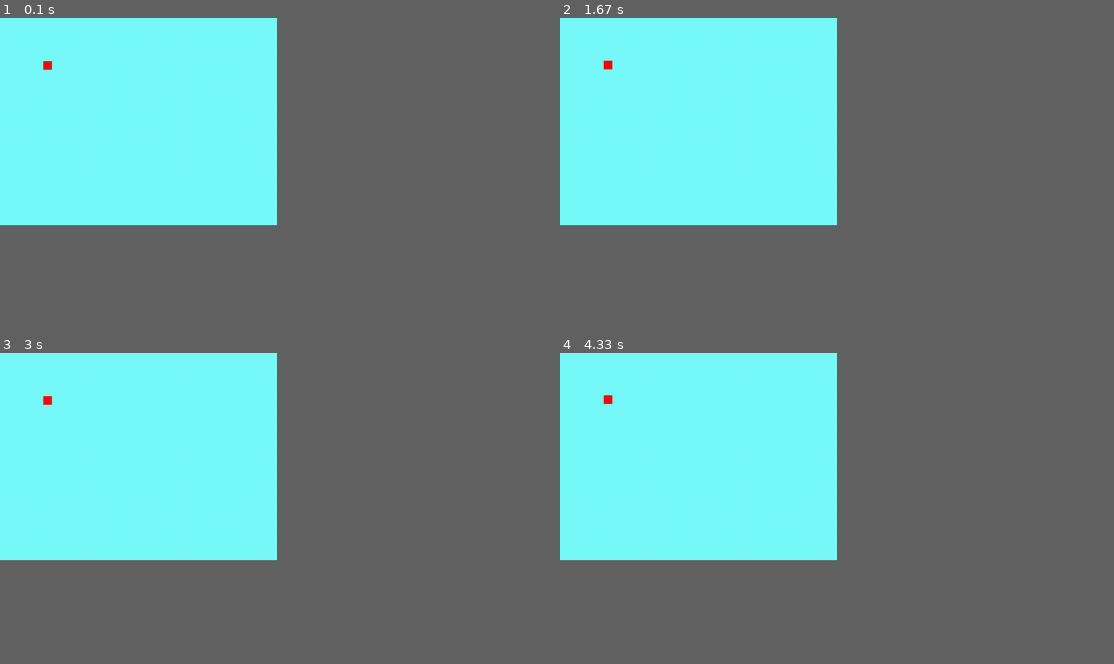
Above: before the commit, frames 1-4 (two rows, left to right).
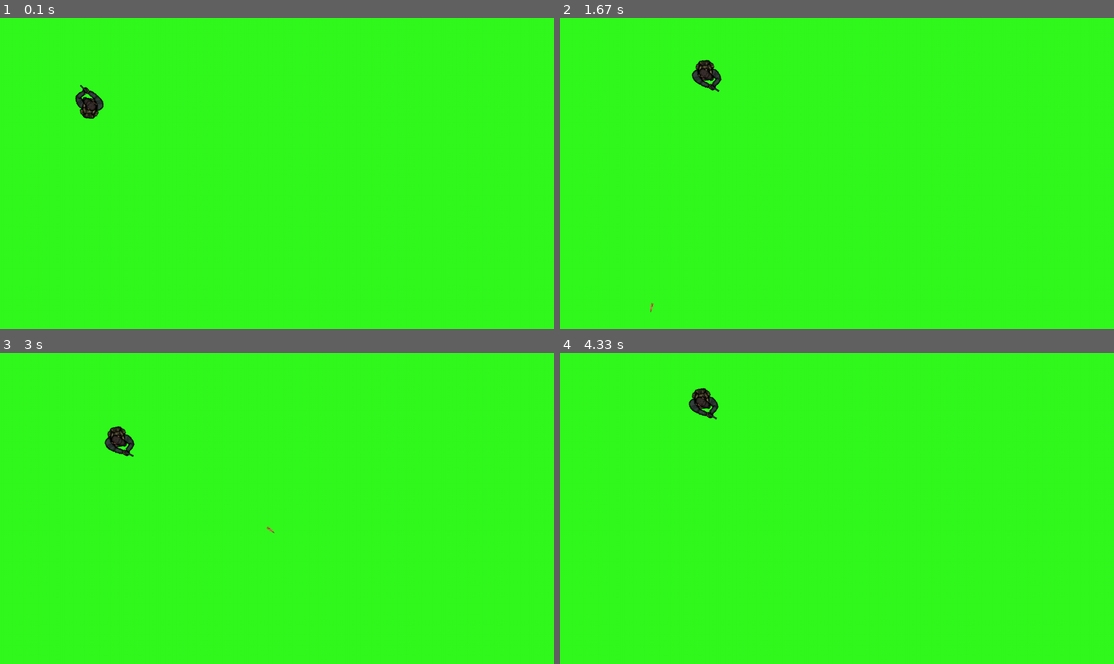
Above: after the commit, the same moments.

Repository: Keller-Javi/First-Game-in-Pygames
Game: pygame game, started from main.py
Two runs of this game, one before a commit and one after it. Both use one fixed random seed, a clock stepped at 60 frames per second and the inputs below.
Inputs (mouse positions are in pixels of both pictures, inside the frame that each line leads up to):
- Up to frame 1 (0.1 s): no input
- Up to frame 2 (1.67 s): press the mouse at (1014, 164) at 0.37 s; move the mouse to (925, 179) at 0.47 s; release the mouse at (837, 195) at 0.6 s; hold D 0.67-1.13 s; click (704, 176) at 0.75 s; hold W 1.17-1.47 s; click (665, 245) at 1.25 s; hold D from 1.5 s (still down); click (903, 201) at 1.58 s
- Up to frame 3 (3 s): release D at 1.97 s; hold A 2-2.53 s; click (144, 446) at 2.08 s; hold S 2.57-2.87 s; click (282, 539) at 2.65 s; hold A from 2.9 s (still down); click (487, 626) at 2.98 s
- Up to frame 4 (4.33 s): release A at 3.3 s; hold W 3.33-3.7 s; click (748, 405) at 3.42 s; hold D from 3.73 s (still down); click (1030, 589) at 3.82 s
In our replay, the window is 450x337 before the commit and 900x506 after it. These sizes can differ from the game's own. Grey fills any space a smaller window leaves; there, only what the larger window draws over its background counts as a difference.

The runs differ from the first frame. In frame 1, 33% of the frame differs, in the area x 0-50%, y 0-67%; in frame 2, 33%, in the area x 0-50%, y 0-95%; in frame 3, 33%; in frame 4, 33%.

Commit message:
Un jugador apunta y dispara

Diff:
--- /dev/null
+++ b/class_bullet.py
@@ -0,0 +1,32 @@
+import pygame, sys
+from pygame.locals import *
+
+size = 0.03
+
+class class_bullet:
+    def __init__(self, speed, angle, pos_i, direction):
+        self._speed = speed
+        self._position = pos_i
+        self._direction = direction
+
+        self._img = pygame.image.load("Assets/Bullet.png") # Load and set the image of the player
+        self._img = pygame.transform.scale(self._img, (int(800*size),int(800*size)))
+        self._img = pygame.transform.rotate(self._img, angle)
+
+        self._rect = self._img.get_rect()
+
+
+
+
+    def draw(self, surface):
+        self.update()
+        surface.blit(self._img, self._rect)
+
+
+
+
+    def update(self):
+        self._position[0] += self._direction[0]*self._speed
+        self._position[1] += self._direction[1]*self._speed
+
+        self._rect.center = self._position
--- a/class_player.py
+++ b/class_player.py
@@ -1,17 +1,45 @@
 import pygame, sys
 from pygame.locals import *
+import math
+from class_bullet import class_bullet
 
-class class_player:
-    _pos = [100,100]
+
+class class_player(pygame.sprite.Sprite):
+    _pos = [200,200]
     _vect_dir = [0,0]
+    _size = 100
+    _bullets = []
+    _time_to_shoot = 0.5
+    _timer = _time_to_shoot
 
     def __init__(self, size):
-        self._size = size
+        self._img = pygame.image.load("Assets/Player.gif") # Load and set the image of the player
+        self._img = pygame.transform.scale(self._img, (int(250*size),int(213*size)))
+        self._img = pygame.transform.rotate(self._img, 360)
 
-    def player_Draw(self):  #color, (pos_x, pos_y, alto, ancho)
-        return (self._pos[0], self._pos[1], self._size, self._size)
+        self._img_rot = self._img               #Set a copy of the original image
+        self._rect = self._img_rot.get_rect()
+        self._rect.center = self._pos
 
-    def movement (self, speed):
+
+
+    #                   Draw a player image on the screen
+
+    def draw (self, surface):
+        surface.blit(self._img_rot, self._rect)
+
+
+
+    #                   Return position of the player
+    @property
+    def position(self):
+        return self._pos
+
+
+
+    #               Movement of the player
+
+    def Movement (self, speed, width, height): # Update player actions
         if pygame.key.get_pressed()[K_w]: # Direction of rect in Y axis
             self._vect_dir[1] = -1
         elif pygame.key.get_pressed()[K_s]:
@@ -29,8 +57,11 @@
         self._pos[0] += self._vect_dir[0]*speed # Apply the movemento to the position
         self._pos[1] += self._vect_dir[1]*speed
 
+        self._rect.center = self._pos
 
-    def exit_window(self, width, height):
+
+        #           Check if the player exited the window
+
         if self._pos[0] > width+self._size: # If player exit the window in axis X
             self._pos[0] = -self._size
         elif self._pos[0] < -self._size:
@@ -40,3 +71,33 @@
             self._pos[1] = -self._size
         elif self._pos[1] < -self._size:
             self._pos[1] = height+self._size
+
+
+
+
+    #               Rotate player respectively to position of mouse
+
+    def Rotation_Shoot(self, pos_of_mouse, bullet_speed, screen, dt):
+        xp, yp = pos_of_mouse[0] - self._pos[0], pos_of_mouse[1] - self._pos[1] # Vector of mouse relative to player
+
+        mod = math.hypot(xp, yp)
+        angle = 360 - math.atan2(yp,xp)*180/math.pi                 # Get angle of mouse relative to player
+
+        self._img_rot = pygame.transform.rotate(self._img, angle)   # Set a rotation on a imagen
+        self._rect = self._img_rot.get_rect()
+        self._rect.center = self._pos
+
+
+        #           Instantiate a bullet
+        self._timer -= dt
+
+        if (pygame.mouse.get_pressed() == (1, 0, 0)) and self._timer <= 0:
+            dir_normalized = (xp/math.hypot(xp, yp), yp/math.hypot(xp, yp))
+
+            self._bullets.append(class_bullet(bullet_speed, angle, [self._pos[0],self._pos[1]], dir_normalized))
+
+            self._timer = self._time_to_shoot
+
+
+        for bullet in self._bullets:
+            bullet.draw(screen)
--- a/main.py
+++ b/main.py
@@ -1,7 +1,5 @@
 import pygame, sys
-
 from pygame.locals import *
-
 from class_player import class_player
 
 
@@ -10,37 +8,40 @@
 pygame.init()
 
 """     Screen    """
+FPS = 60
+FramePerSec = pygame.time.Clock()
 pygame.display.set_caption("Game XD")
-size_of_screen = width, height = 640, 480
+size_of_screen = width, height = 1280, 720
 screen = pygame.display.set_mode((size_of_screen))
-background_color = (120,250,250)
+background_color = (50,250,30)
+clock = pygame.time.Clock()
 
 
 """     Variables used in game      """
-color = (255,0,0)
-size_of_player = 20
-speed = 0.05
+size_of_player = 0.4
+speed = 4
 
+bullet_speed = 20
 
 player = class_player(size_of_player)
 
 
+
 while True:
-    pygame.display.update()
-
     for event in pygame.event.get():
         if event.type == QUIT:
             pygame.quit()
             sys.exit()
 
-    screen.fill(background_color) # Set the background color
+
+    player.draw(screen)                             # Draw the player
+    player.Movement(speed, width, height)           # Update movemento of the player and if exited display
+
+    dt = clock.tick(FPS) / 1000                      # Need this for create an a timer of bullets
+    player.Rotation_Shoot(pygame.mouse.get_pos(), bullet_speed, screen, dt)
 
 
-    pygame.draw.rect(screen, color, player.player_Draw()) # Draw the player                             rect(Donde se dibuja, color, (pos_x, pos_y, alto, ancho))
-    player.movement(speed)              # Call a movement of the player
-    player.exit_window(width, height)   # Check if the player exited the window
 
-    """if pygame.mouse.get_pressed() == (1,0,0):
-        print("Fire!")
-
-    print(pygame.mouse.get_pos())"""
+    pygame.display.update()
+    FramePerSec.tick(FPS)
+    screen.fill(background_color)                       # Set the background color
Binary file added: Assets/Bullet.png
Binary file added: Assets/Player.gif
